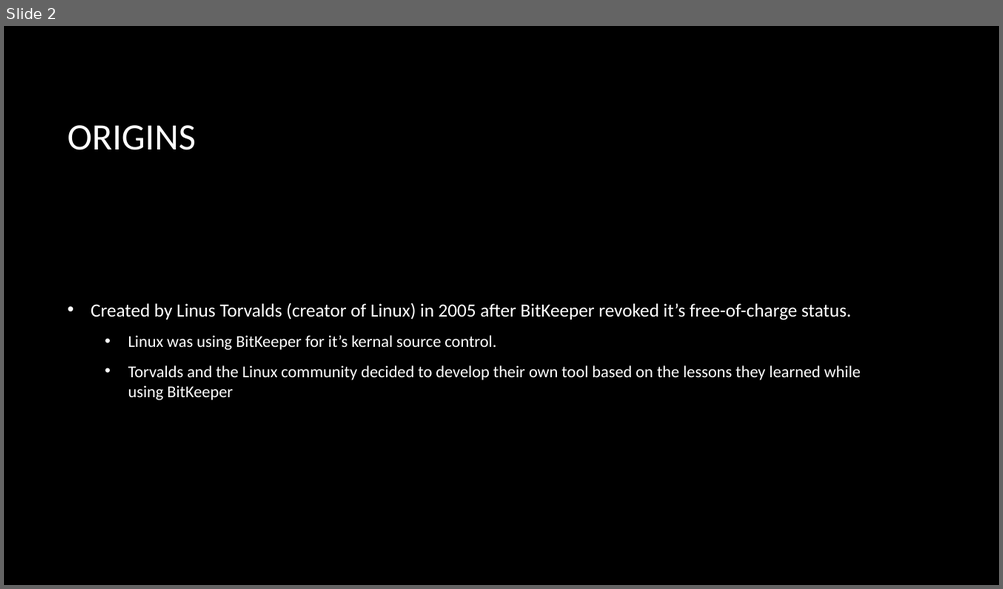
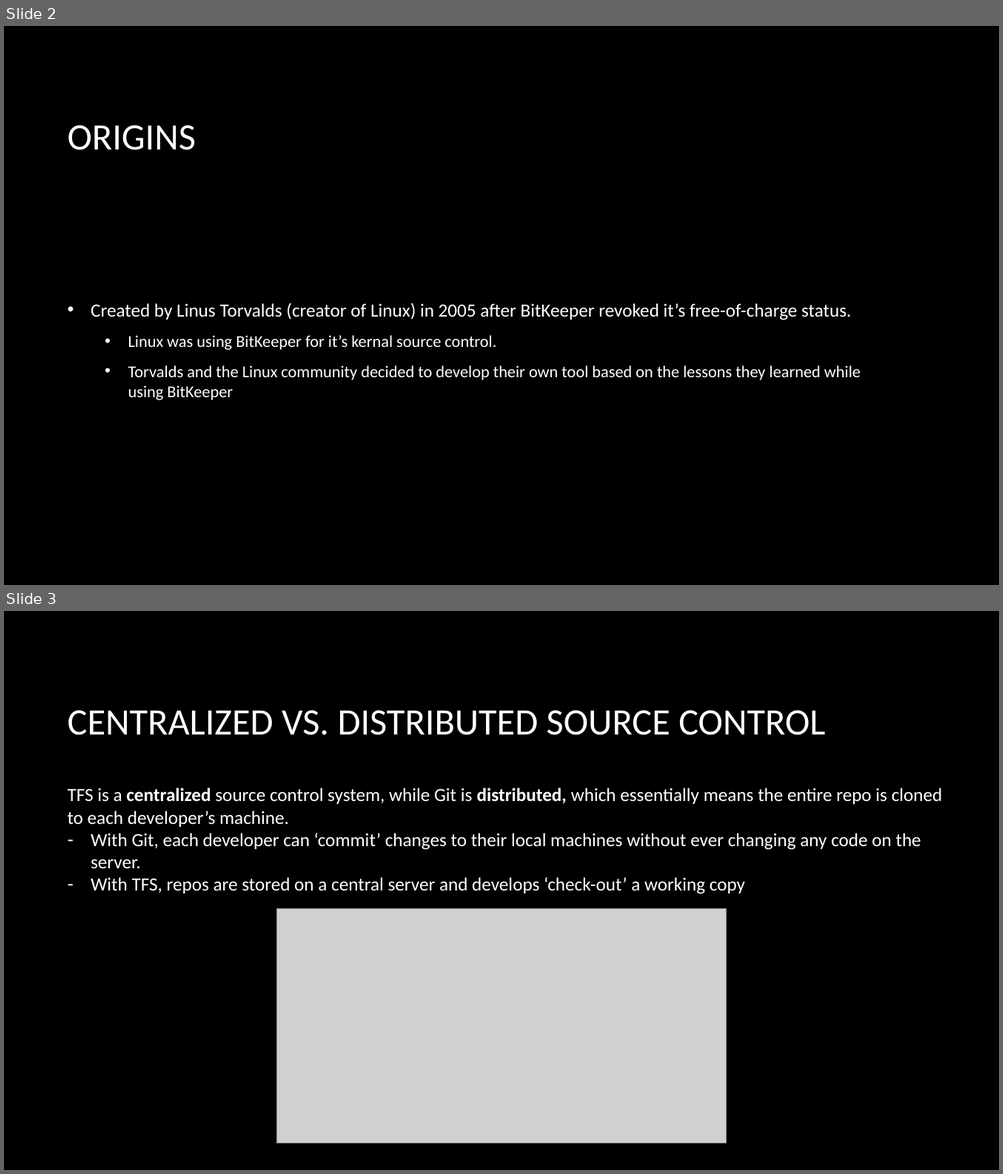
Before and after one commit to BenJokela/GitTraining, a slide deck: GIT 101.pptx. Shown one above the other, each under a label of ours: slide 2 before the commit, slides 2 and 3 after it. The pictures are 1003x589 and 1003x1174 pixels, drawn with LibreOffice and Linux fonts; fonts in the diff are those of the drawing; grey boxes stand for pictures; background and template pictures are left out. Boxes give left, top, right and bottom in pixels: in the first picture for what was removed or moved away, otherwise in the second. Text is boxed around its words. In the diff, an @@ line names an element or a change of style, - is before the commit and + after.

```diff
--- a/GIT 101.pptx
+++ b/GIT 101.pptx
@@ slide 3 added at [4, 611, 999, 1170], background picture (left out) @@
@@ title added at [68, 710, 825, 735], 36 pt, text #FFFFFF @@
+CENTRALIZED VS. DISTRIBUTED SOURCE CONTROL
@@ text added at [68, 788, 942, 894], 18 pt, text #FFFFFF @@
+TFS is a centralized source control system, while Git is distributed, which essentially means the entire repo is cloned to each developer’s machine.
+– With Git, each developer can ‘commit’ changes to their local machines without ever changing any code on the server.
+– With TFS, repos are stored on a central server and develops ‘check-out’ a working copy
@@ picture added at [276, 908, 726, 1144] @@
```
Also in this commit, not shown: 5 other slides added, 1 slide removed.
